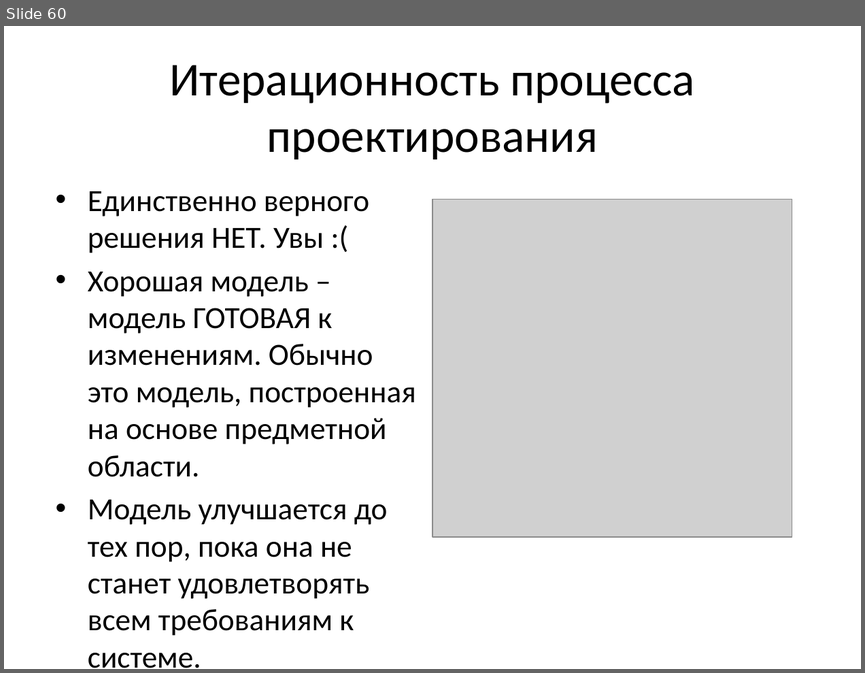
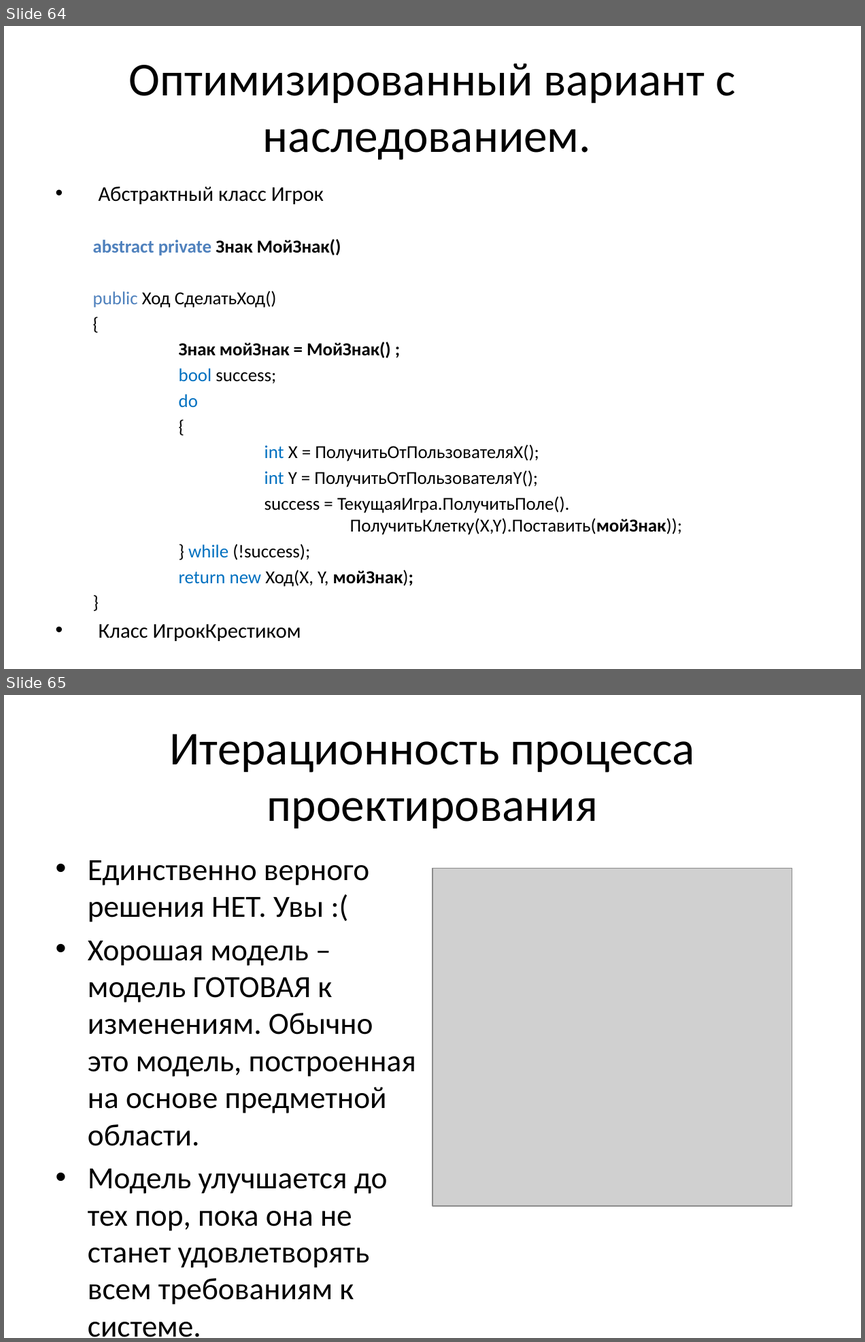
Before and after one commit to pelipas/OOP, a slide deck: Lecture_3_OOP.pptx. Shown one above the other, each under a label of ours: slide 60 before the commit, slides 64 and 65 after it. The pictures are 865x673 and 865x1342 pixels, drawn with LibreOffice and Linux fonts; fonts in the diff are those of the drawing; grey boxes stand for pictures. Boxes give left, top, right and bottom in pixels: in the first picture for what was removed or moved away, otherwise in the second. Text is boxed around its words. In the diff, an @@ line names an element or a change of style, - is before the commit and + after.

```diff
--- a/Lecture_3_OOP.pptx
+++ b/Lecture_3_OOP.pptx
@@ slide 64 added at (4, 26, 861, 669), background #FFFFFF @@
@@ title added at (129, 63, 735, 160), 39.6 pt, text #000000 @@
+Оптимизированный вариант с наследованием.
@@ text added at (93, 186, 682, 641), 15.4 pt, text #000000 @@
+• Абстрактный класс Игрок
+  abstract private Знак МойЗнак()
+  public Ход СделатьХод()
+  {
+  Знак мойЗнак = МойЗнак() ;
+  bool success;
+  do
+  {
+  int X = ПолучитьОтПользователяX();
+  int Y = ПолучитьОтПользователяY();
+  success = ТекущаяИгра.ПолучитьПоле().
+  ПолучитьКлетку(X,Y).Поставить(мойЗнак));
+  } while (!success);
+  return new Ход(X, Y, мойЗнак);
+  }
+• Класс ИгрокКрестиком
+  private Знак МойЗнак() { return Знак.Крестик; }
@@ what was slide 60 is now slide 65 @@
```
Also in this commit, not shown: 2 slides changed, 4 other slides added.
